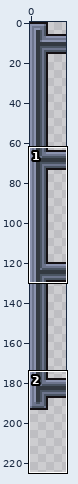
A pixel-art file gets an edit: art/asprite/board_collector_right.aseprite. The picture above shows the old version from afar; the outline marks the close-up.
Close-up. First the earlier version:
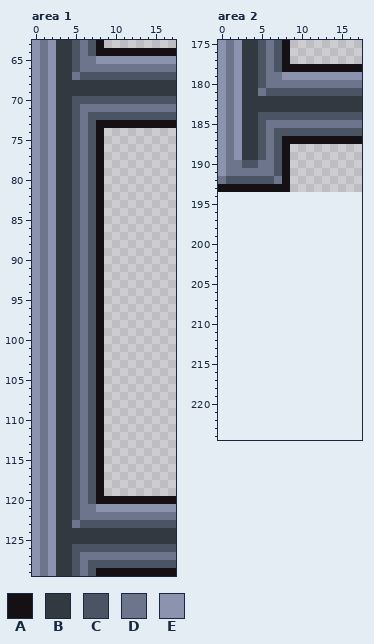
18x194 pixels, 1 frame. Shown: area 1: x 0..17, y 63..129; area 2: x 0..17, y 175..224. The old version is drawn lined up with the new one, on the new canvas.
Palette (. is transparent): A #141013  B #333941  C #4a5462  D #6d758d  E #8b93af
Pixels before, area 1, first column x 0:
 63 EDEBBCDCA.........
 64 EDEBBCDCAAAAAAAAAA
 65 EDEBBCDDEEEEEEEEEE
 66 EDEBBCDDDDDDDDDDDD
 67 EDEBBDCCCCCCCCCCCC
 68 EDEBBBBBBBBBBBBBBB
 69 EDEBBBBBBBBBBBBBBB
 70 EDEBBCCCCCCCCCCCCC
 71 EDEBBCDDDDDDDDDDDD
 72 EDEBBCDCCCCCCCCCCC
 73 EDEBBCDCAAAAAAAAAA
 74 EDEBBCDCA.........
 75 EDEBBCDCA.........
 76 EDEBBCDCA.........
 77 EDEBBCDCA.........
 78 EDEBBCDCA.........
 79 EDEBBCDCA.........
 80 EDEBBCDCA.........
 81 EDEBBCDCA.........
 82 EDEBBCDCA.........
 83 EDEBBCDCA.........
 84 EDEBBCDCA.........
 85 EDEBBCDCA.........
 86 EDEBBCDCA.........
 87 EDEBBCDCA.........
 88 EDEBBCDCA.........
 89 EDEBBCDCA.........
 90 EDEBBCDCA.........
 91 EDEBBCDCA.........
 92 EDEBBCDCA.........
 93 EDEBBCDCA.........
 94 EDEBBCDCA.........
 95 EDEBBCDCA.........
 96 EDEBBCDCA.........
 97 EDEBBCDCA.........
 98 EDEBBCDCA.........
 99 EDEBBCDCA.........
100 EDEBBCDCA.........
101 EDEBBCDCA.........
102 EDEBBCDCA.........
103 EDEBBCDCA.........
104 EDEBBCDCA.........
105 EDEBBCDCA.........
106 EDEBBCDCA.........
107 EDEBBCDCA.........
108 EDEBBCDCA.........
109 EDEBBCDCA.........
110 EDEBBCDCA.........
111 EDEBBCDCA.........
112 EDEBBCDCA.........
113 EDEBBCDCA.........
114 EDEBBCDCA.........
115 EDEBBCDCA.........
116 EDEBBCDCA.........
117 EDEBBCDCA.........
118 EDEBBCDCA.........
119 EDEBBCDCA.........
120 EDEBBCDCAAAAAAAAAA
121 EDEBBCDDEEEEEEEEEE
122 EDEBBCDDDDDDDDDDDD
123 EDEBBDCCCCCCCCCCCC
124 EDEBBBBBBBBBBBBBBB
125 EDEBBBBBBBBBBBBBBB
126 EDEBBCCCCCCCCCCCCC
127 EDEBBCDDDDDDDDDDDD
128 EDEBBCDCCCCCCCCCCC
129 EDEBBCDCAAAAAAAAAA
Pixels before, area 2, first column x 0:
175 EDEBBCDCA.........
176 EDEBBCDCA.........
177 EDEBBCDCA.........
178 EDEBBCDCAAAAAAAAAA
179 EDEBBCDDEEEEEEEEEE
180 EDEBBCDDDDDDDDDDDD
181 EDEBBDCCCCCCCCCCCC
182 EDEBBBBBBBBBBBBBBB
183 EDEBBBBBBBBBBBBBBB
184 EDEBBCCCCCCCCCCCCC
185 EDEBBCDDDDDDDDDDDD
186 EDEBBCDCCCCCCCCCCC
187 EDEBBCDCAAAAAAAAAA
188 EDEBBCDCA.........
189 EDEBBCDCA.........
190 EDDCCDDCA.........
191 EDDDDDDCA.........
192 DCCCCCCDA.........
193 AAAAAAAAA.........
The same view after the edit:
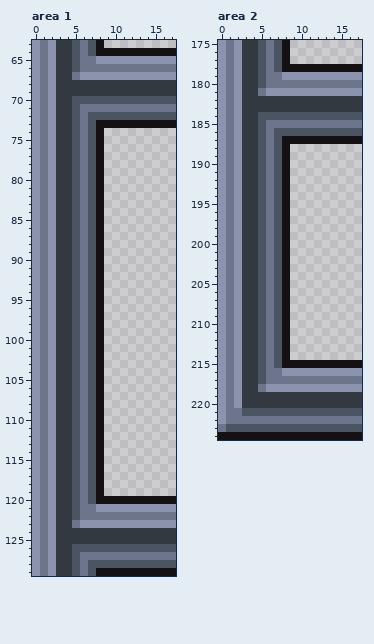
The exact change:
canvas 18x194 -> 18x225
Changed rows in their new state; - is an unchanged pixel.
Area 1:
first column x 6:
 67 EEEEEEEEEEEE
first column x 6:
123 EEEEEEEEEEEE
Area 2:
first column x 6:
181 EEEEEEEEEEEE
first column x 0:
190 --EBBC------------
191 --EBBC------------
192 EDEBB-DC----------
193 EDEBBCDC----------
194 EDEBBCDCA---------
195 EDEBBCDCA---------
196 EDEBBCDCA---------
197 EDEBBCDCA---------
198 EDEBBCDCA---------
199 EDEBBCDCA---------
200 EDEBBCDCA---------
201 EDEBBCDCA---------
202 EDEBBCDCA---------
203 EDEBBCDCA---------
204 EDEBBCDCA---------
205 EDEBBCDCA---------
206 EDEBBCDCA---------
207 EDEBBCDCA---------
208 EDEBBCDCA---------
209 EDEBBCDCA---------
210 EDEBBCDCA---------
211 EDEBBCDCA---------
212 EDEBBCDCA---------
213 EDEBBCDCA---------
214 EDEBBCDCA---------
215 EDEBBCDCAAAAAAAAAA
216 EDEBBCDDEEEEEEEEEE
217 EDEBBCDDDDDDDDDDDD
218 EDEBBDEEEEEEEEEEEE
219 EDEBBBBBBBBBBBBBBB
220 EDEBBBBBBBBBBBBBBB
221 EDDCCCCCCCCCCCCCCC
222 EDDDDDDDDDDDDDDDDD
223 DCCCCCCCCCCCCCCCCC
224 AAAAAAAAAAAAAAAAAA
